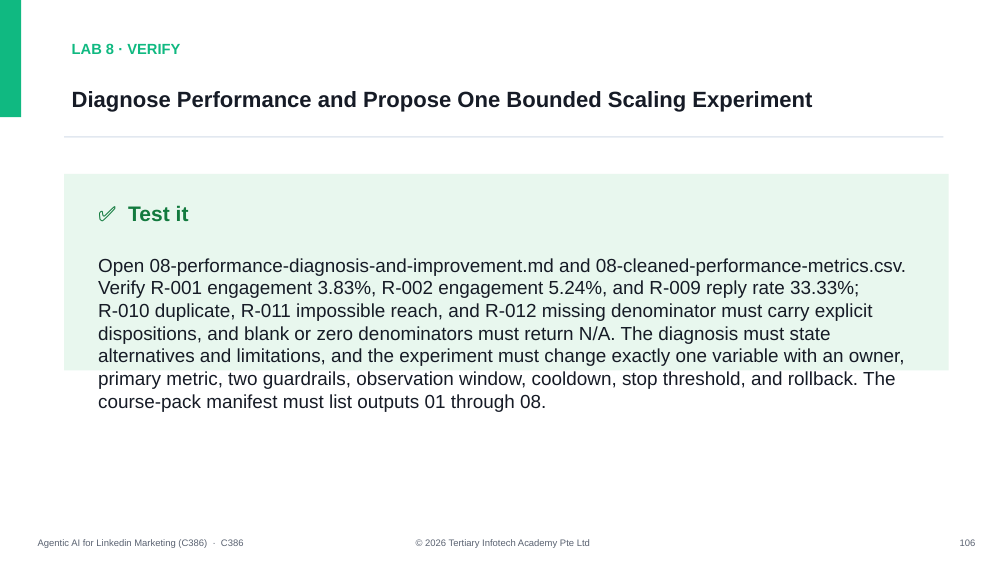
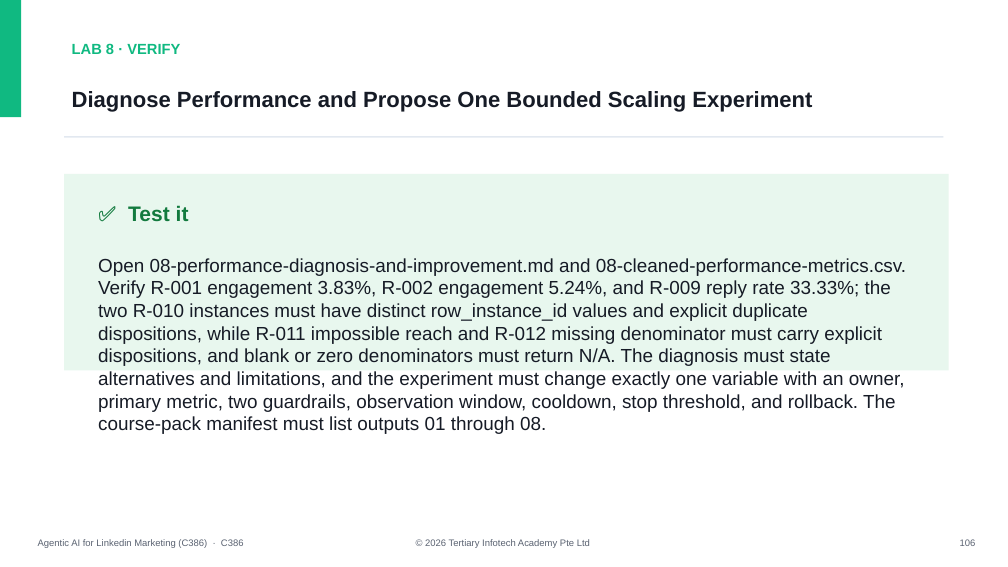
Before and after one commit to tertiarycourses/C386-Agentic-AI-for-Market-Research, a slide deck: slide 107 of courseware/Agentic AI for Linkedin Marketing (C386)-v1.0.pptx. Drawn at 1008x567 pixels with LibreOffice and Linux fonts; fonts in the diff are those of the drawing. Boxes give left, top, right and bottom in pixels: in the first picture for what was removed or moved away, otherwise in the second. Text is boxed around its words. In the diff, an @@ line names an element or a change of style, - is before the commit and + after.

```diff
--- a/courseware/Agentic AI for Linkedin Marketing (C386)-v1.0.pptx
+++ b/courseware/Agentic AI for Linkedin Marketing (C386)-v1.0.pptx
@@ text at bbox=[98, 258, 906, 434]: text changed @@
-Open 08-performance-diagnosis-and-improvement.md and 08-cleaned-performance-metrics.csv. Verify R-001 engagement 3.83%, R-002 engagement 5.24%, and R-009 reply rate 33.33%; R-010 duplicate, R-011 impossible reach, and R-012 missing denominator must carry explicit dispositions, and blank or zero denominators must return N/A. The diagnosis must state alternatives and limitations, and the experiment must change exactly one variable with an owner, primary metric, two guardrails, observation window, cooldown, stop threshold, and rollback. The course-pack manifest must list outputs 01 through 08.
+Open 08-performance-diagnosis-and-improvement.md and 08-cleaned-performance-metrics.csv. Verify R-001 engagement 3.83%, R-002 engagement 5.24%, and R-009 reply rate 33.33%; the two R-010 instances must have distinct row_instance_id values and explicit duplicate dispositions, while R-011 impossible reach and R-012 missing denominator must carry explicit dispositions, and blank or zero denominators must return N/A. The diagnosis must state alternatives and limitations, and the experiment must change exactly one variable with an owner, primary metric, two guardrails, observation window, cooldown, stop threshold, and rollback. The course-pack manifest must list outputs 01 through 08.
```
Also in this commit, not shown: 1 other slide changed, 18 other files.
